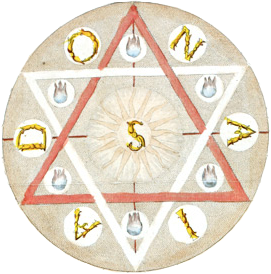
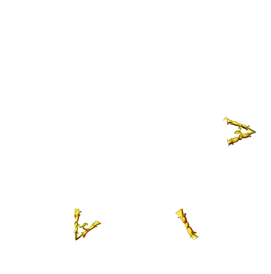
Layer changes from the first 271px x 274px image to the second:
added layer "Pasted Layer #3" above "Pasted Layer #4" over [73, 207, 102, 241]
added layer "Pasted Layer #4" above "Pasted Layer" over [175, 208, 200, 241]
showed "Pasted Layer" over [222, 115, 258, 148]
hid "Pasted Layer #1" over [1, 0, 270, 273]
